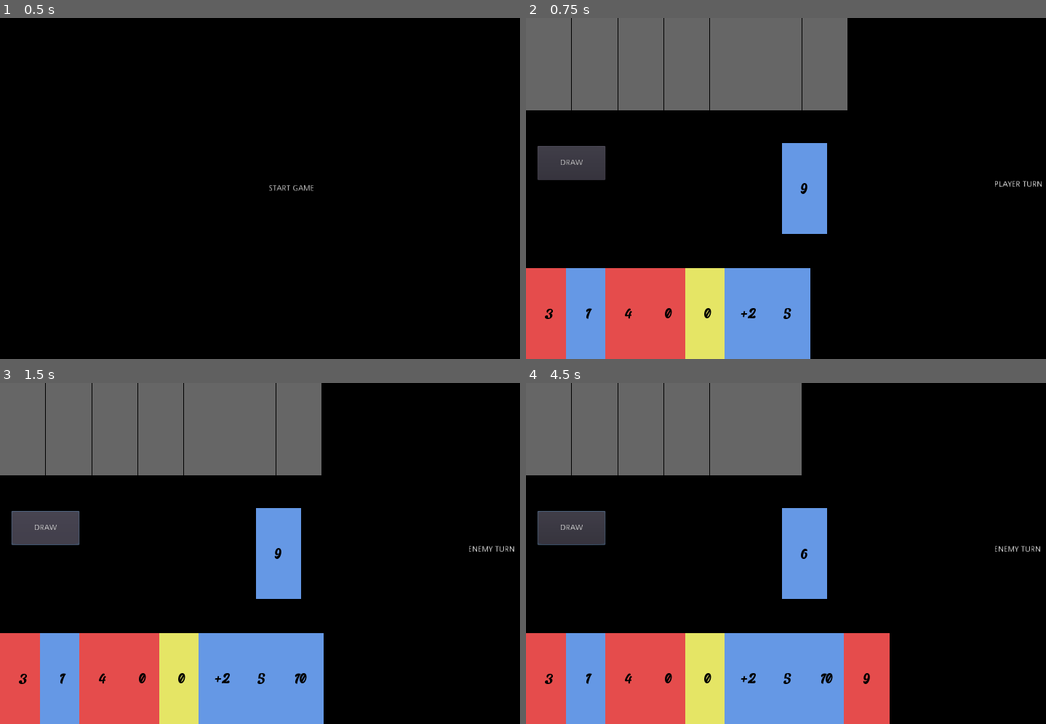
Above: before the commit, frames 1-4 (two rows, left to right).
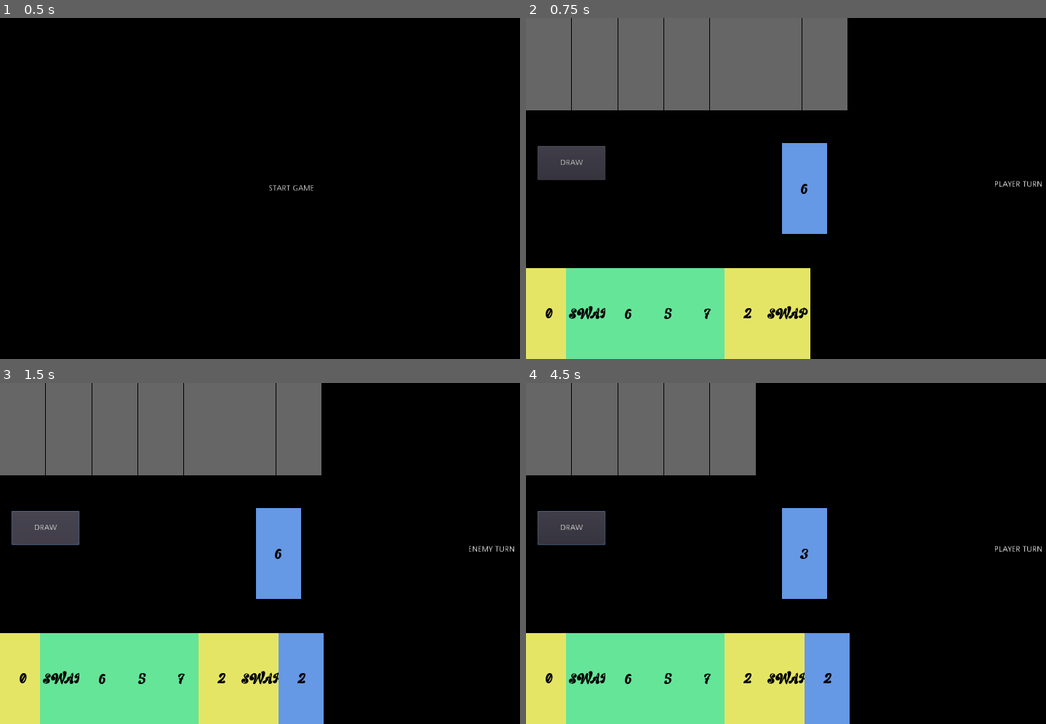
Above: after the commit, the same moments.

Repository: JoanGTSQ/godot_prueba
Game: Godot game, scene res://scenes/MainScene.tscn
Same seed, same stepped clock (60 frames per second), same inputs: the game is played once before the commit and once after it.
Inputs (mouse positions are in pixels of both pictures, inside the frame that each line leads up to):
- Up to frame 1 (0.5 s): no input
- Up to frame 2 (0.75 s): click "START GAME" at 0.5 s
- Up to frame 3 (1.5 s): click "DRAW" at 1.25 s
- Up to frame 4 (4.5 s): click "DRAW" at 2 s; click "DRAW" at 2.75 s; tap Enter (ui_accept) at 3.5, 3.77, 4.25 s; move the mouse to (947, 536) at 3.52 s; click (947, 536) at 3.67 s; move the mouse to (702, 570) at 4.27 s; click (702, 570) at 4.42 s

Frame 1 is identical in both runs. In frame 2, 15% of the frame differs, in the area x 0-55%, y 48-100%; in frame 3, 14%; in frame 4, 19%, in the area x 0-100%, y 0-100%.
Error in both runs: Trying to assign value of type 'Node2D' to a variable of type 'Control'. (res://scripts/Board.gd:6)

Commit message:
Update DeckManager.gd

Diff:
--- a/scripts/DeckManager.gd
+++ b/scripts/DeckManager.gd
@@ -7,7 +7,7 @@
 export(int) var initial_cards : int = 7
 
 # Public variables
-var values : Array = ["0", "1", "2", "3", "4", "5", "6", "7", "8", "9", "10"]
+var values : Array = ["0", "1", "2", "3", "4", "5", "6", "7", "8", "9"]
 var colors : Array = [Color(0.9, 0.3, 0.3), Color(0.4, 0.6, 0.9), Color(0.4, 0.9, 0.6), Color(0.9, 0.9, 0.4)]
 var special_values : Array = ["+2", "SKIP", "SWAP"]
 
